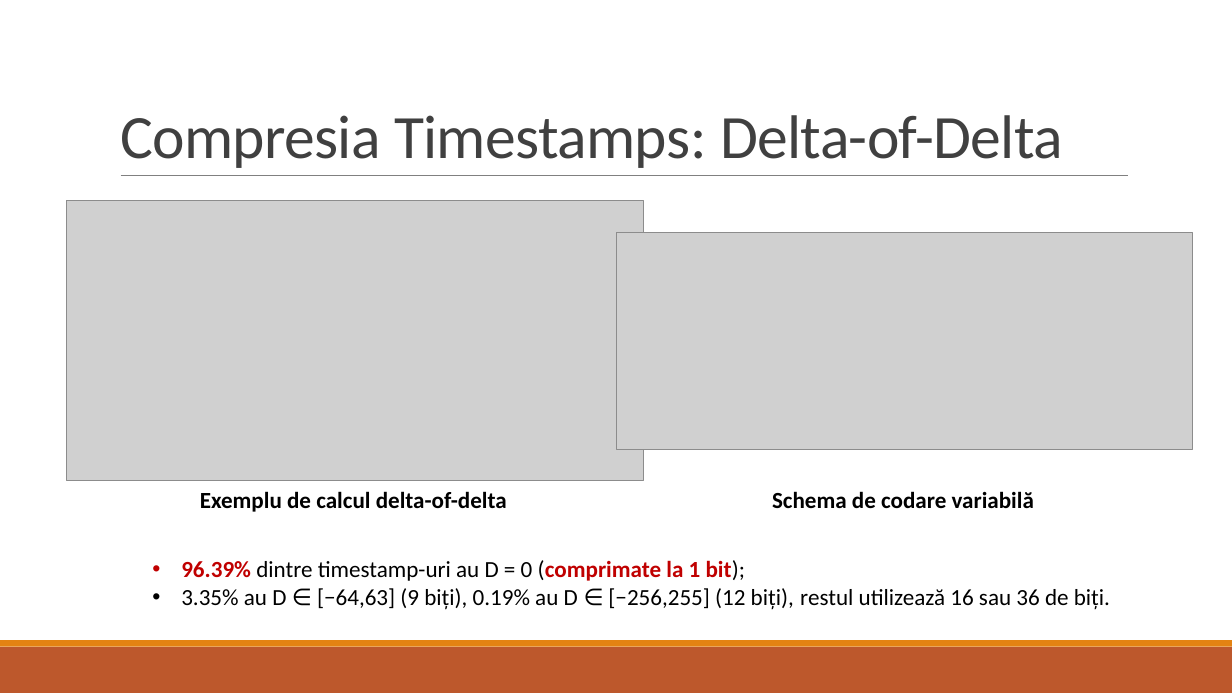
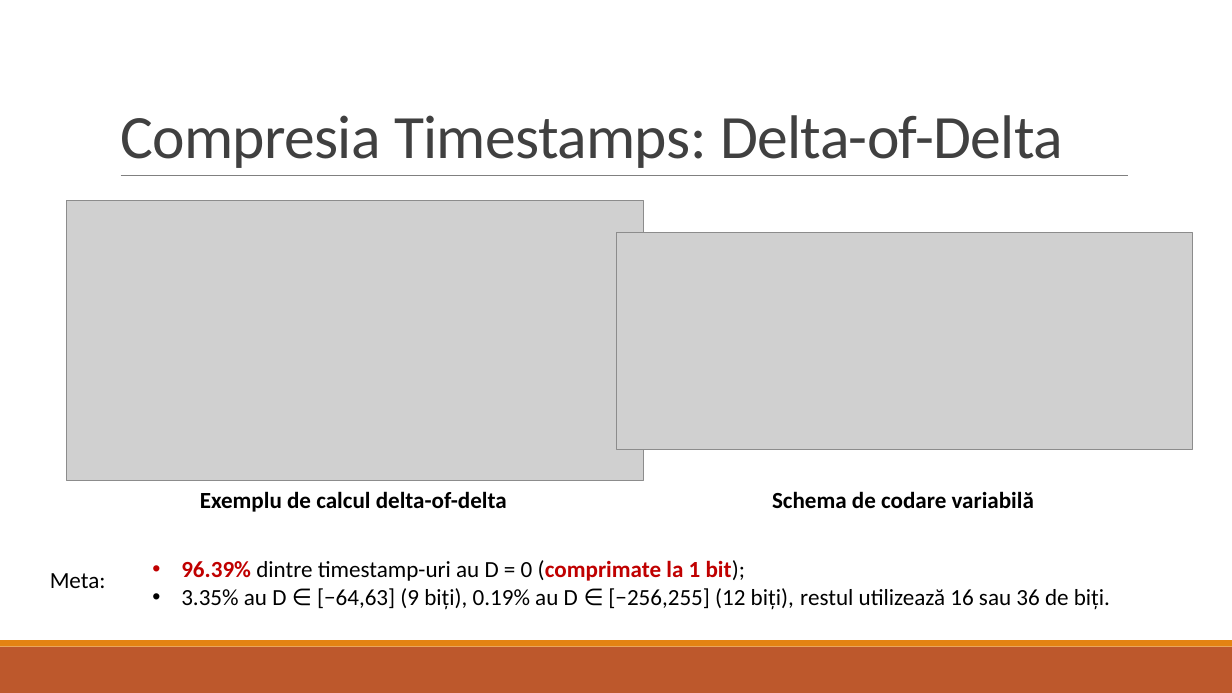
Before and after one commit to dimacul/PROIECT_PROCESAREA_SEMNALELOR, a slide deck: slide 6 of Eficientizarea Stocarii Datelor de Tip Serie Temporale utilizand.pptx. Drawn at 1232x693 pixels with LibreOffice and Linux fonts; fonts in the diff are those of the drawing; grey boxes stand for pictures. Boxes give left, top, right and bottom in pixels: in the first picture for what was removed or moved away, otherwise in the second. Text is boxed around its words. In the diff, an @@ line names an element or a change of style, - is before the commit and + after.

```diff
--- a/Eficientizarea Stocarii Datelor de Tip Serie Temporale utilizand.pptx
+++ b/Eficientizarea Stocarii Datelor de Tip Serie Temporale utilizand.pptx
@@ text added at (50, 573, 106, 588), 18 pt, text #000000 @@
+Meta:
```
Also in this commit, not shown: 3 slides added, 2 slides removed.
